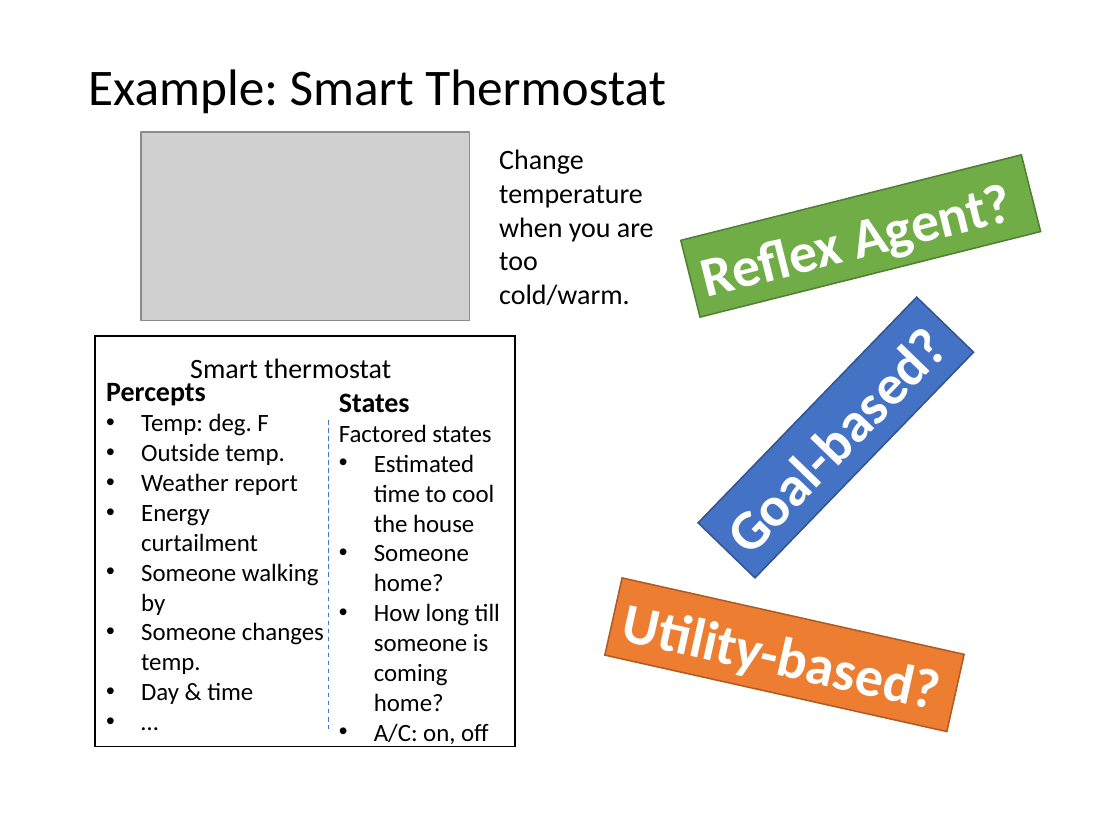
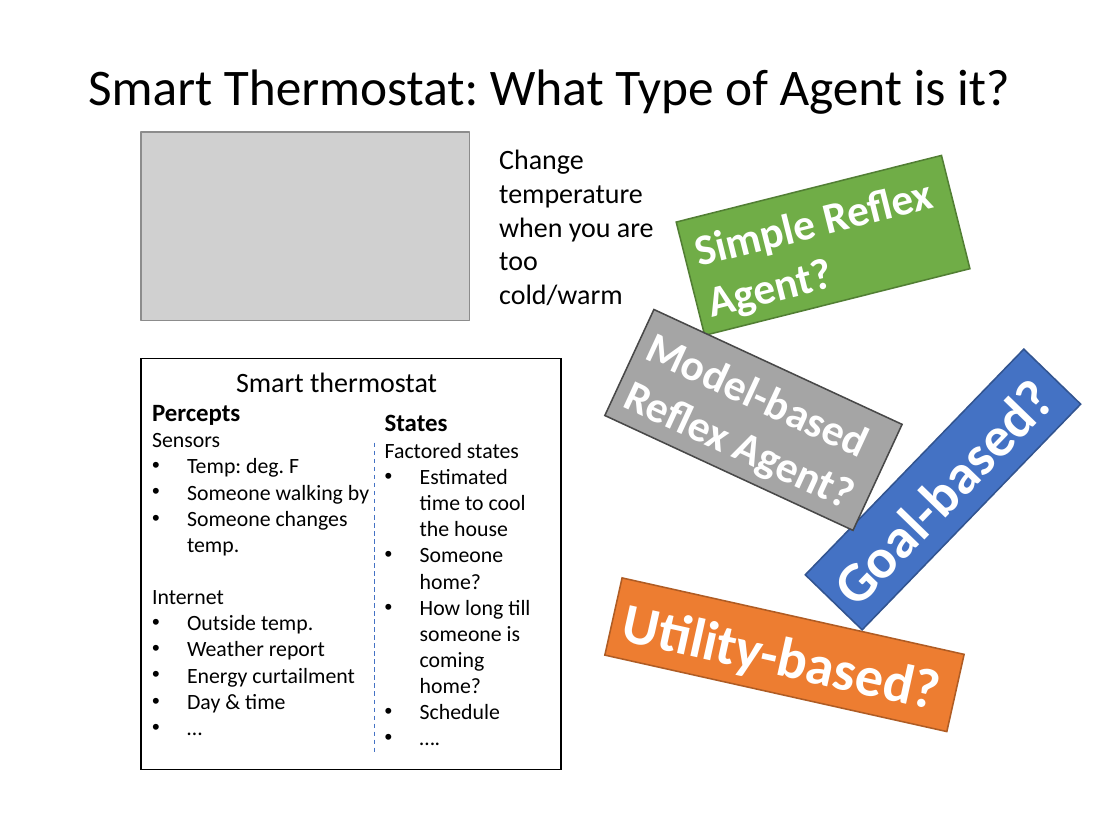
Before and after one commit to mhahsler/CS7320-AI, a slide deck: slide 31 of slides/02_agents.pptx. Drawn at 1120x840 pixels with LibreOffice and Linux fonts; fonts in the diff are those of the drawing; grey boxes stand for pictures. Boxes give left, top, right and bottom in pixels: in the first picture for what was removed or moved away, otherwise in the second. Text is boxed around its words. In the diff, an @@ line names an element or a change of style, - is before the commit and + after.

```diff
--- a/slides/02_agents.pptx
+++ b/slides/02_agents.pptx
@@ title at (88, 69, 1010, 114): text changed @@
-Example: Smart Thermostat
+Smart Thermostat: What Type of Agent is it?
@@ text at (499, 149, 654, 305): text changed @@
-Change temperature when you are too cold/warm.
+Change temperature when you are too cold/warm
@@ text in rectangle at (676, 156, 970, 335): text changed; size 36 to 28 pt @@
-Reflex Agent?
+Simple Reflex Agent?
@@ rectangle "Simple Reflex Agent?": place and size @@
-rectangle "Simple Reflex Agent?" at (681, 154, 1042, 317)
+rectangle "Simple Reflex Agent?" at (676, 156, 970, 335)
@@ rectangle added at (605, 310, 902, 530), fill #A5A5A5, outline #484848 1 pt, 28 pt, text #FFFFFF, bold @@
+Model-based Reflex Agent?
@@ rectangle: place and size @@
-rectangle at (95, 336, 515, 747)
+rectangle at (141, 358, 561, 769)
@@ text "Smart thermostat" rewrapped from (190, 358, 391, 385) to (236, 372, 437, 393) @@
@@ rectangle "Goal-based?": place and size @@
-rectangle "Goal-based?" at (698, 297, 974, 578)
+rectangle "Goal-based?" at (806, 349, 1082, 631)
@@ text "Percepts": place and size @@
-text "Percepts" at (141, 413, 324, 704)
+text "Percepts" at (152, 433, 369, 713)
@@ text "States": place and size @@
-text "States" at (339, 424, 500, 744)
+text "States" at (385, 414, 530, 719)
@@ text at (385, 414, 530, 693): size 18 to 16 pt in "States"; size 16 to 14 pt in "Factored states", "Estimated time to cool the house", "Someone home?", "How long till someone is coming home?" @@
@@ text at (152, 433, 220, 447): paragraph added @@
+Sensors
@@ line moved from (328, 420) - (328, 729) to (374, 442) - (374, 753) @@
@@ text at (187, 458, 355, 713): size 18 to 16 pt in "Percepts"; size 16 to 14 pt in "Temp: deg. F", "Outside temp.", "Weather report", "Energy curtailment" and 2 more places @@
@@ text at (152, 485, 369, 604): paragraphs added @@
+• Someone walking by
+• Someone changes temp.
+Internet
@@ text at (141, 563, 324, 674): paragraphs removed @@
-• Someone walking by
-• Someone changes temp.
@@ text at (420, 704, 500, 719): text changed; size 16 to 14 pt @@
-• A/C: on, off
+• Schedule
+• ….
```
Also in this commit, not shown: 4 other slides changed, 2 other files.
